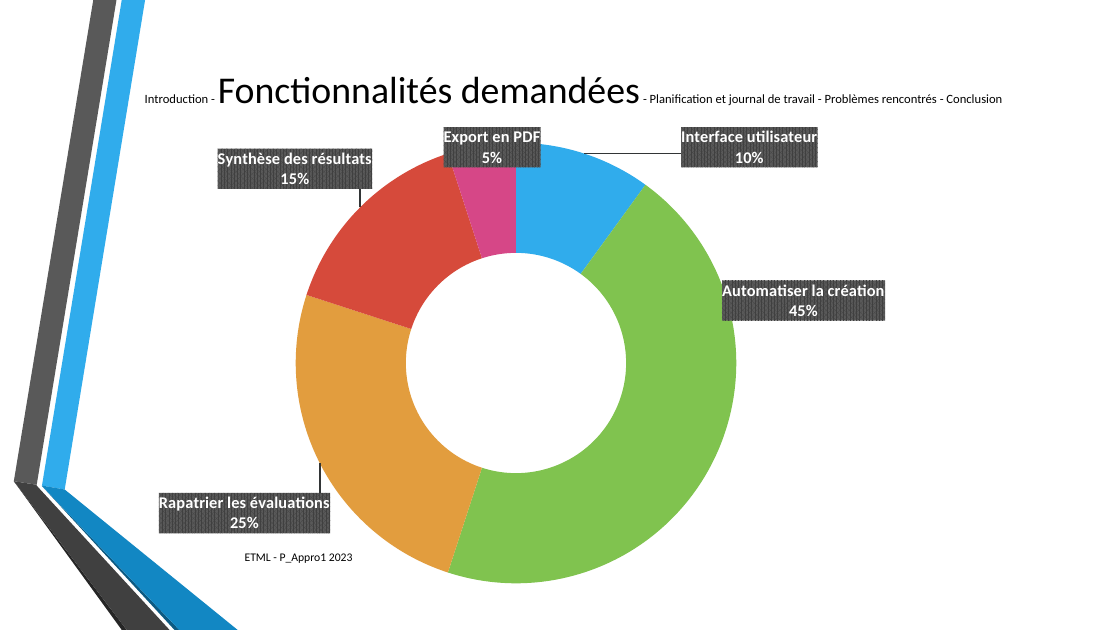
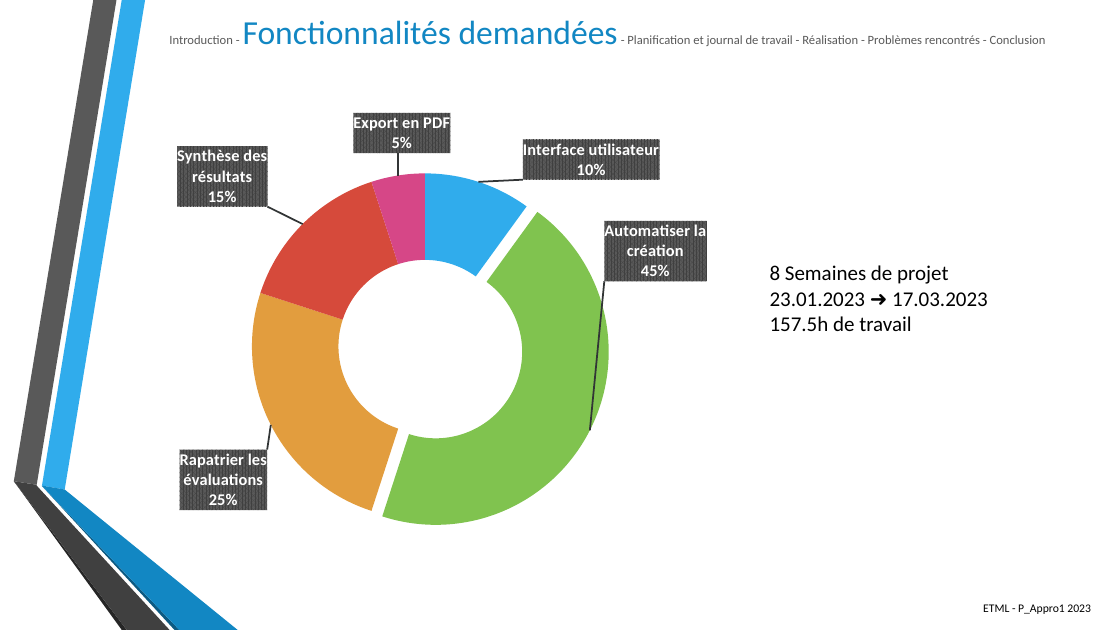
Before and after one commit to SylvainPhilipona/Recuperation-des-AutoEvaluations, a slide deck: slide 4 of CDC-rapport-jdt/Presentation/Presentation_philipona.pptx. Drawn at 1120x630 pixels with LibreOffice and Linux fonts; fonts in the diff are those of the drawing; background and template pictures are left out. Boxes give left, top, right and bottom in pixels: in the first picture for what was removed or moved away, otherwise in the second. Text is boxed around its words. In the diff, an @@ line names an element or a change of style, - is before the commit and + after.

Commit message:
Update présentation

```diff
--- a/CDC-rapport-jdt/Presentation/Presentation_philipona.pptx
+++ b/CDC-rapport-jdt/Presentation/Presentation_philipona.pptx
@@ title at <box>169,20,1046,46</box>: text changed; text colour #000000 to #595959 @@
-Introduction - Fonctionnalités demandées - Planification et journal de travail - Problèmes rencontrés - Conclusion
+Introduction - Fonctionnalités demandées - Planification et journal de travail - Réalisation - Problèmes rencontrés - Conclusion
@@ doughnut chart at <box>161,98,723,562</box> @@
@@ plot area changed @@
@@ doughnut chart: place and size @@
-doughnut chart at <box>110,127,922,595</box>
+doughnut chart at <box>161,98,723,562</box>
@@ text added at <box>770,265,988,331</box>, 18 pt, text #000000 @@
+8 Semaines de projet
+23.01.2023 ➜ 17.03.2023
+157.5h de travail
@@ text "ETML - P_Appro1 2023": place and size @@
-text "ETML - P_Appro1 2023" at <box>245,553,353,563</box>
+text "ETML - P_Appro1 2023" at <box>983,604,1091,614</box>
```
Also in this commit, not shown: 7 other slides changed, 1 slide added.
